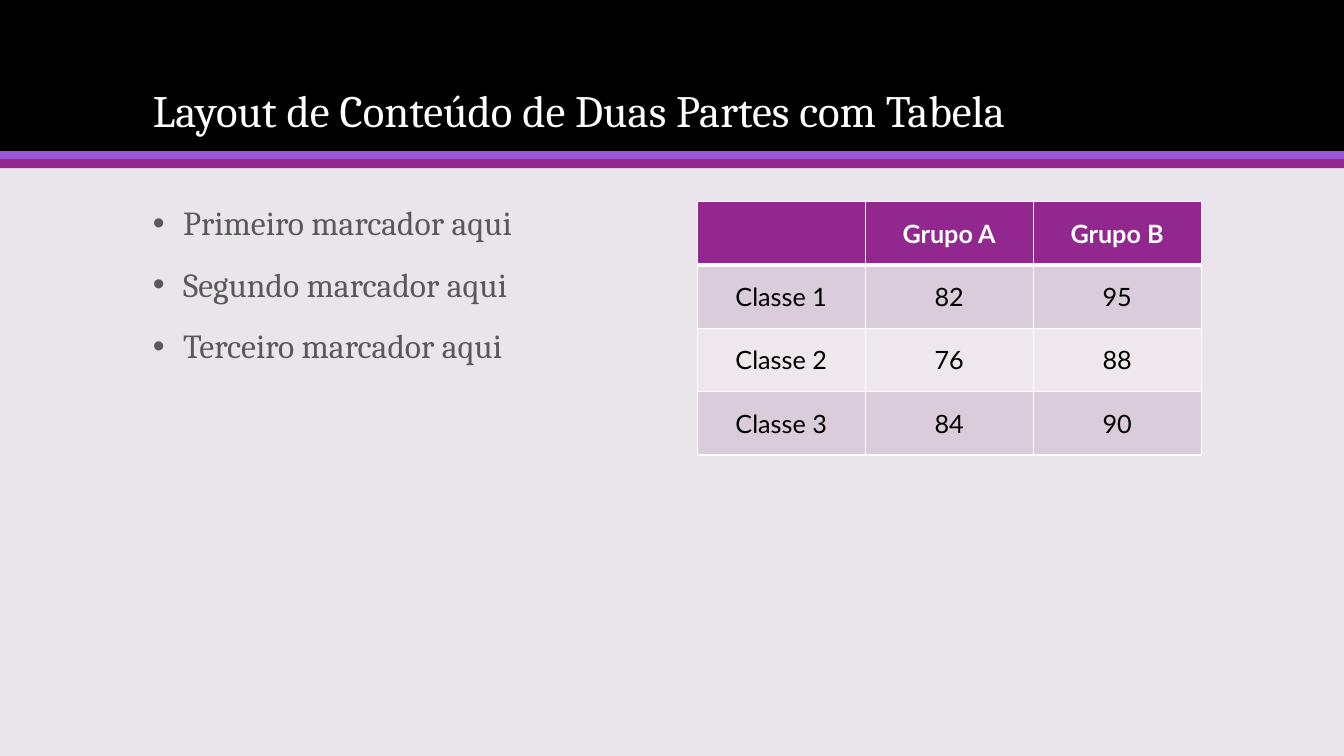
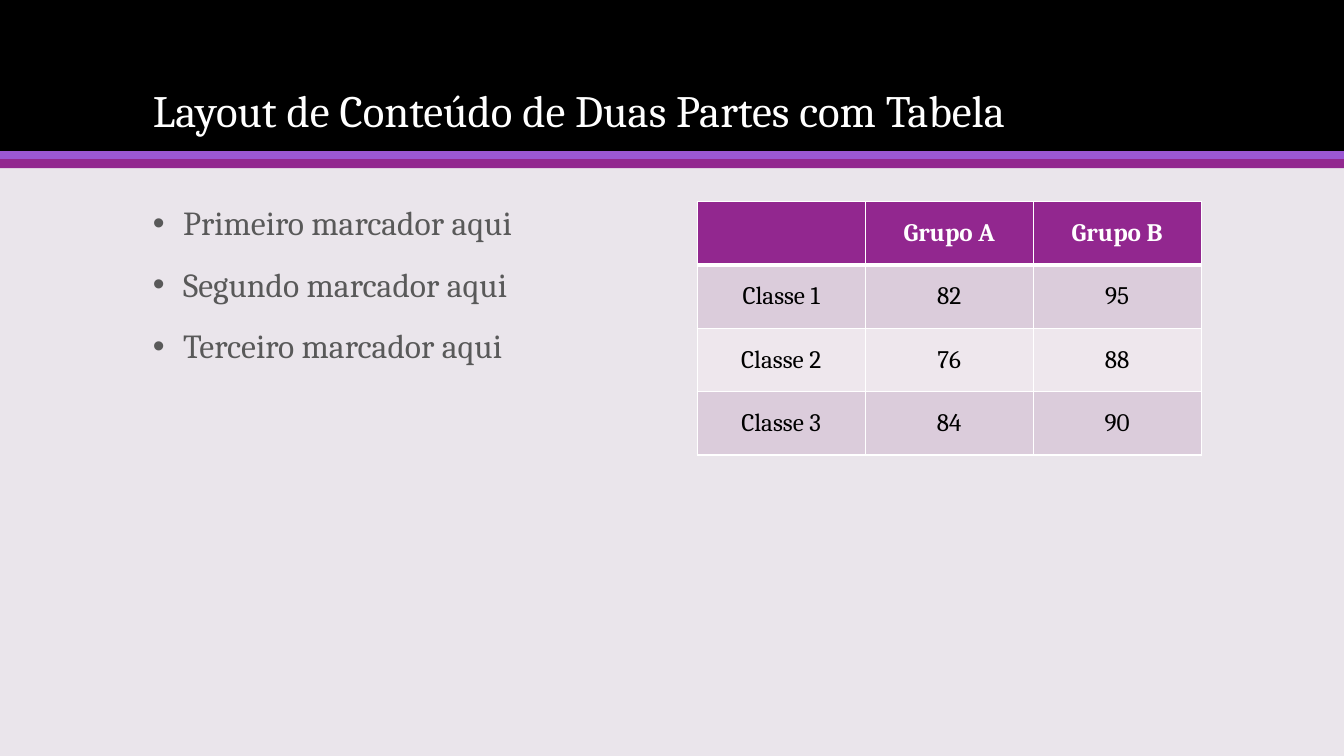
Before and after one commit to davidallysson/minicurso-bootstrap, a slide deck: slide 10 of Desenvolvendo Sites Responsivos com Bootstrap 4.pptx (slide 9 before the commit). Drawn at 1344x756 pixels with LibreOffice and Linux fonts; fonts in the diff are those of the drawing. Boxes give left, top, right and bottom in pixels: in the first picture for what was removed or moved away, otherwise in the second. Text is boxed around its words. In the diff, an @@ line names an element or a change of style, - is before the commit and + after.

Commit message:
Atualizando conteúdo do slide

```diff
--- a/Desenvolvendo Sites Responsivos com Bootstrap 4.pptx
+++ b/Desenvolvendo Sites Responsivos com Bootstrap 4.pptx
@@ table at [698, 202, 1203, 455] @@
@@ font Lato to Cambria @@
```
Also in this commit, not shown: 7 other slides changed, 1 slide added.
